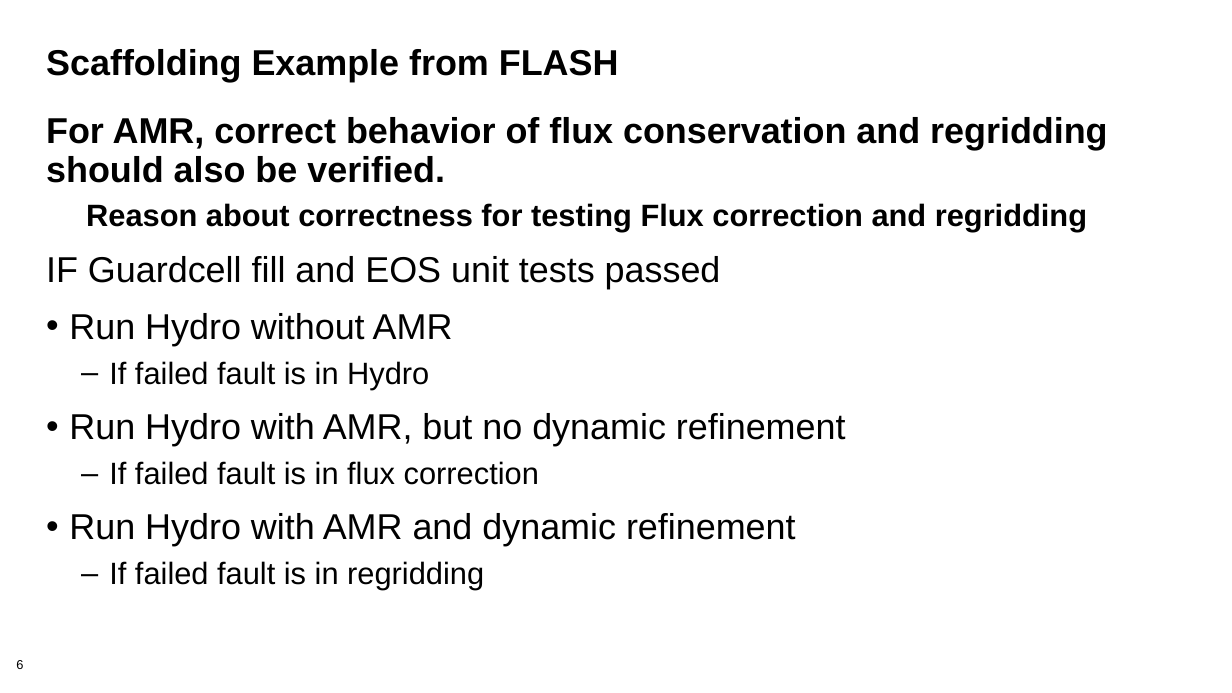
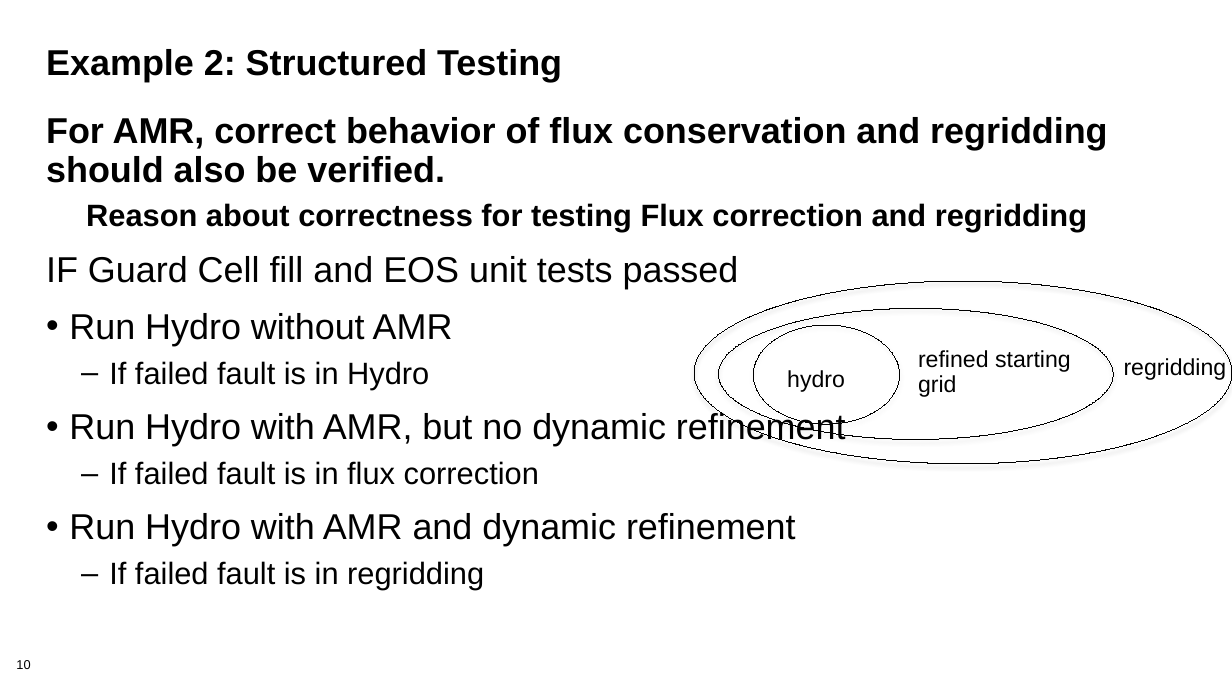
Before and after one commit to bssw-tutorial/presentations, a slide deck: slide 10 of final-presentations/2021-04-12-ecpam/03-testing2.pptx (slide 6 before the commit). Drawn at 1232x693 pixels with LibreOffice and Linux fonts; fonts in the diff are those of the drawing; background and template pictures are left out. Boxes give left, top, right and bottom in pixels: in the first picture for what was removed or moved away, otherwise in the second. Text is boxed around its words. In the diff, an @@ line names an element or a change of style, - is before the commit and + after.

```diff
--- a/final-presentations/2021-04-12-ecpam/03-testing2.pptx
+++ b/final-presentations/2021-04-12-ecpam/03-testing2.pptx
@@ title at <box>46,49,562,82</box>: text changed @@
-Scaffolding Example from FLASH
+Example 2: Structured Testing
@@ text at <box>46,256,739,289</box>: text changed @@
-IF Guardcell fill and EOS unit tests passed
+IF Guard Cell fill and EOS unit tests passed
@@ ellipse added at <box>694,281,1232,464</box>, outline #000000 0.75 pt @@
@@ ellipse added at <box>718,309,1113,440</box>, outline #000000 0.75 pt @@
@@ ellipse added at <box>753,325,899,424</box>, outline #000000 0.75 pt @@
@@ text added at <box>918,350,1071,397</box>, 18 pt, text #000000 @@
+refined starting
+grid
@@ text added at <box>1124,358,1227,380</box>, 18 pt, text #000000 @@
+regridding
@@ text added at <box>787,370,845,392</box>, 18 pt, text #000000 @@
+hydro
@@ page number at <box>16,660,30,669</box>: text changed @@
-6
+10
```
Also in this commit, not shown: 7 other slides changed, 7 slides added.
